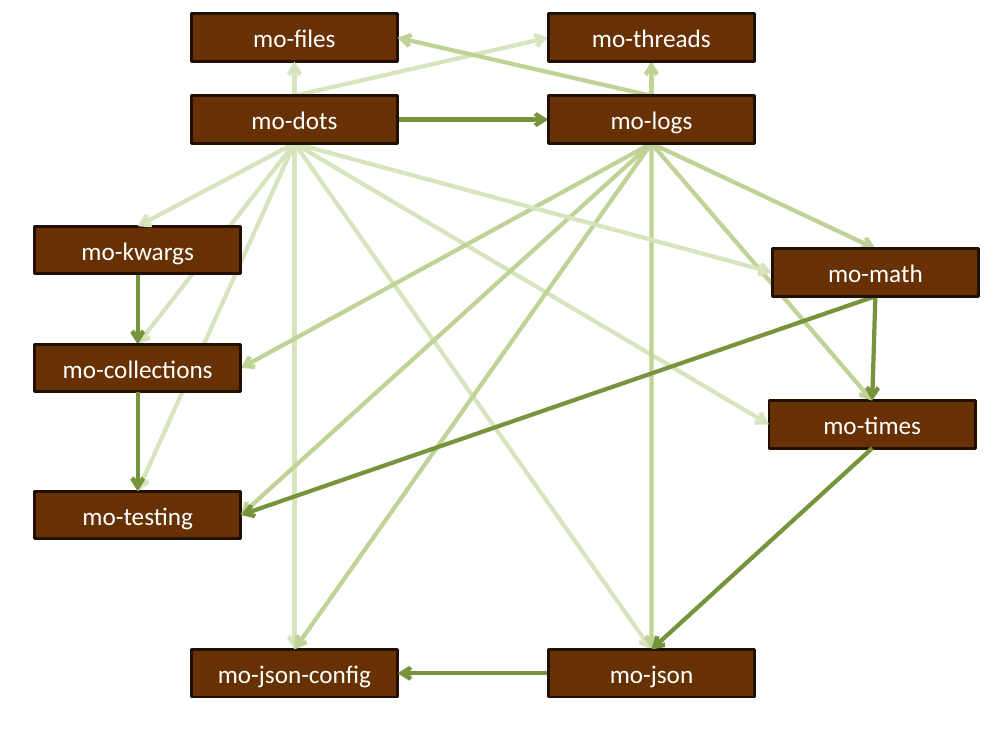
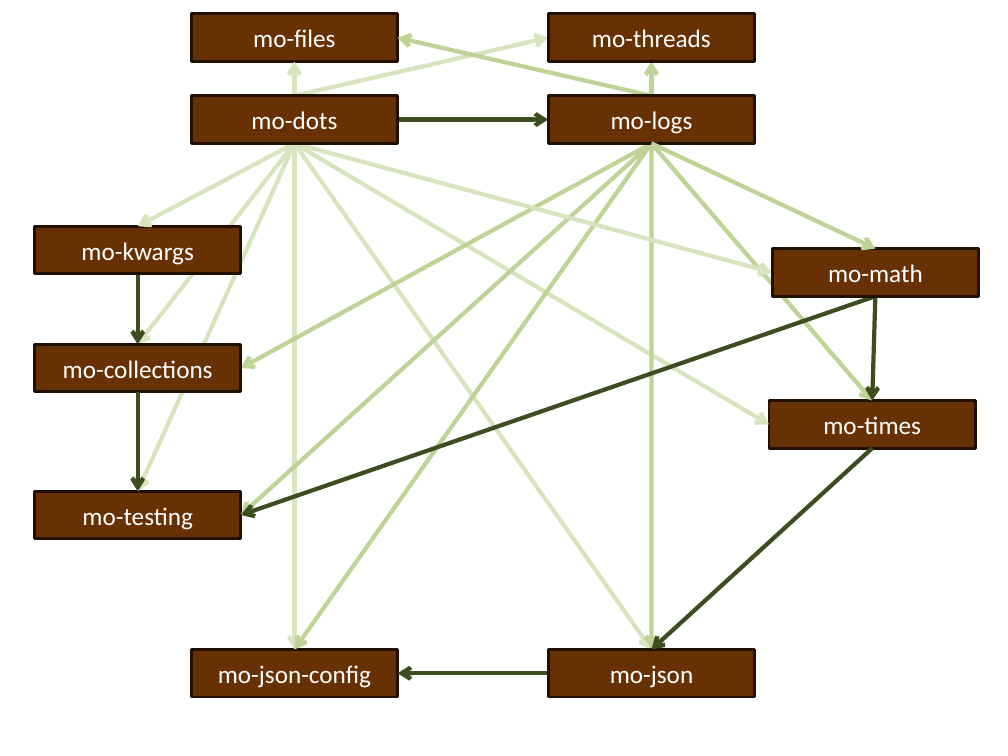
Before and after one commit to klahnakoski/pyLibrary, a slide deck: slide 1 of docs/Libraries.pptx. Drawn at 1008x756 pixels with LibreOffice and Linux fonts; fonts in the diff are those of the drawing. Boxes give left, top, right and bottom in pixels: in the first picture for what was removed or moved away, otherwise in the second. Text is boxed around its words. In the diff, an @@ line names an element or a change of style, - is before the commit and + after.

```diff
--- a/docs/Libraries.pptx
+++ b/docs/Libraries.pptx
@@ arrow (397, 120) - (548, 120): stroke #77933C 3 pt to #3E4D1F 3 pt @@
@@ arrow (138, 274) - (138, 345): stroke #77933C 3 pt to #3E4D1F 3 pt @@
@@ arrow (875, 296) - (241, 515): stroke #77933C 3 pt to #3E4D1F 3 pt @@
@@ arrow (875, 296) - (872, 400): stroke #77933C 3 pt to #3E4D1F 3 pt @@
@@ arrow (138, 392) - (138, 491): stroke #77933C 3 pt to #3E4D1F 3 pt @@
@@ arrow (872, 449) - (651, 649): stroke #77933C 3 pt to #3E4D1F 3 pt @@
@@ arrow (548, 673) - (397, 673): stroke #77933C 3 pt to #3E4D1F 3 pt @@
```
Also in this commit, not shown: 11 other files.
